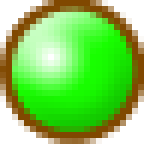
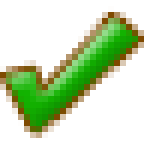
Layers edited between the first and the second 144x144 image:
added layer "Фигура 1" above "Фигура 2 (копия) 3" over [0, 12, 144, 132]
hid "Фигура 2 (копия) 3" over [12, 6, 138, 132]
